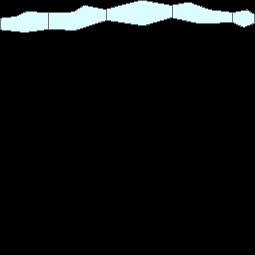
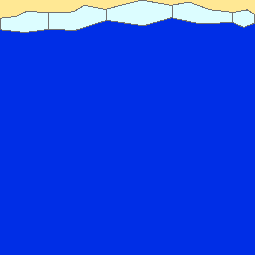
Before/after of a (255, 255) layered artwork. What changed in the layer stack:
painted on "Background" over 0, 0, 255, 255